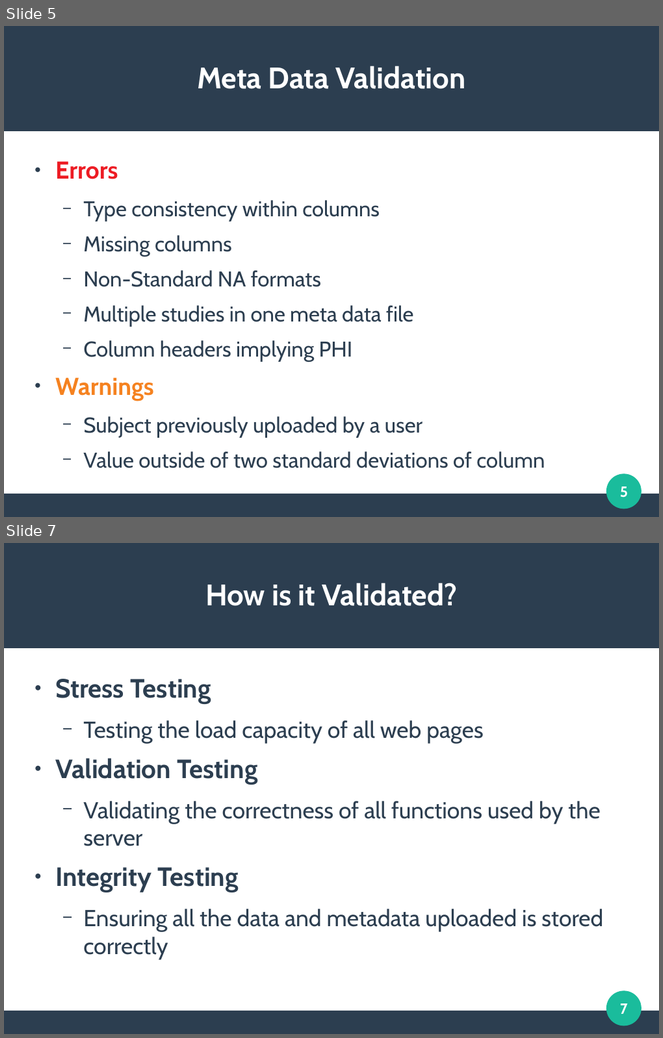
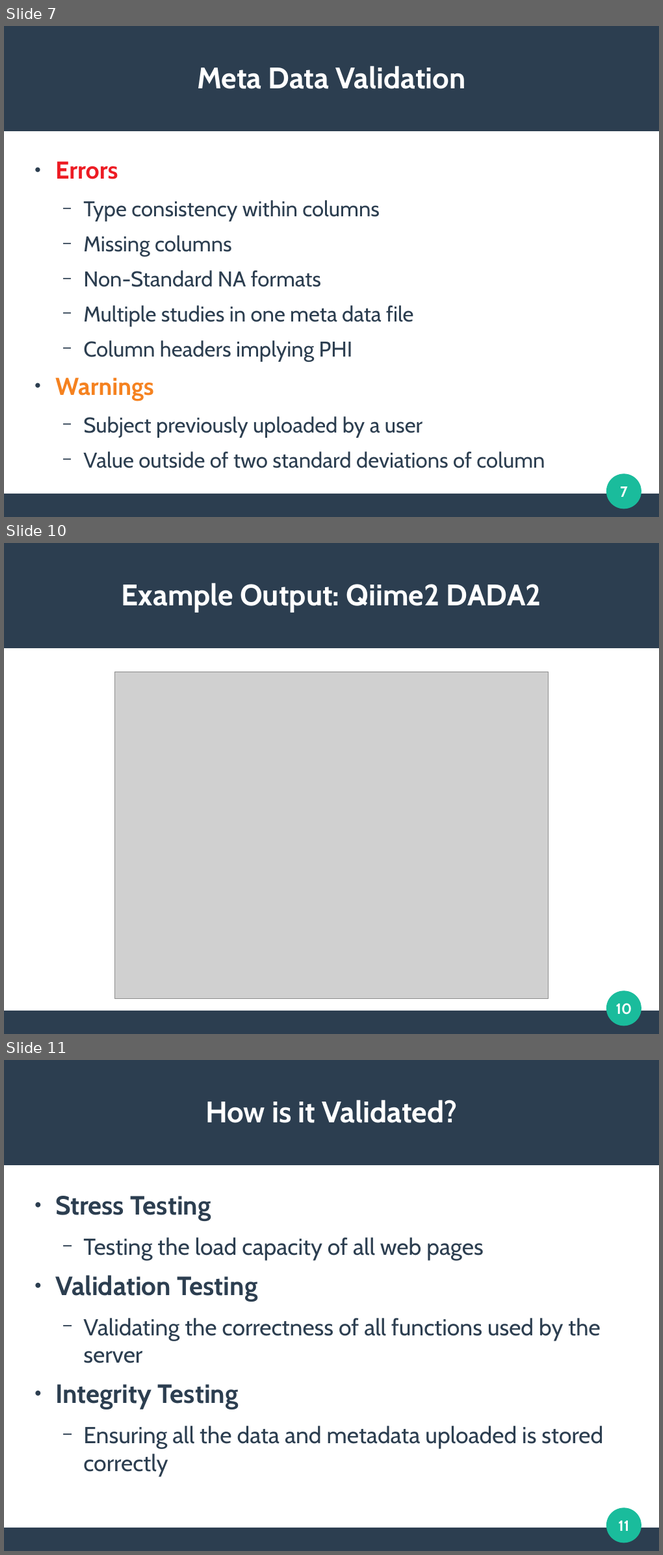
Before and after one commit to clemente-lab/mmeds-meta, a slide deck: sql/mmeds.odp. Shown one above the other, each under a label of ours: slides 5 and 7 before the commit, slides 7, 10 and 11 after it; the slides between them are not shown. The pictures are 663x1038 and 663x1555 pixels, drawn with LibreOffice and Linux fonts; fonts in the diff are those of the drawing; grey boxes stand for pictures. Boxes give left, top, right and bottom in pixels: in the first picture for what was removed or moved away, otherwise in the second. Text is boxed around its words. In the diff, an @@ line names an element or a change of style, - is before the commit and + after.

```diff
--- a/sql/mmeds.odp
+++ b/sql/mmeds.odp
@@ slide 10 added at [4,543,659,1034], background #FFFFFF; not listed: 3 template elements that a slide beside it also shows @@
@@ title added at [122,583,542,613], 36 pt, text #FFFFFF, bold @@
+Example Output: Qiime2 DADA2
@@ picture added at [114,672,548,999] @@
@@ page number added at [616,1003,633,1015], 18 pt, text #FFFFFF, bold @@
+10
@@ what was slide 5 is now slide 7 @@
@@ page number at [620,487,628,497]: text changed @@
-5
+7
@@ what was slide 7 is now slide 11 @@
@@ page number at [618,1521,629,1531]: text changed @@
-7
+11
```
Also in this commit, not shown: 3 slides changed, 5 other slides added, 5 other files.
